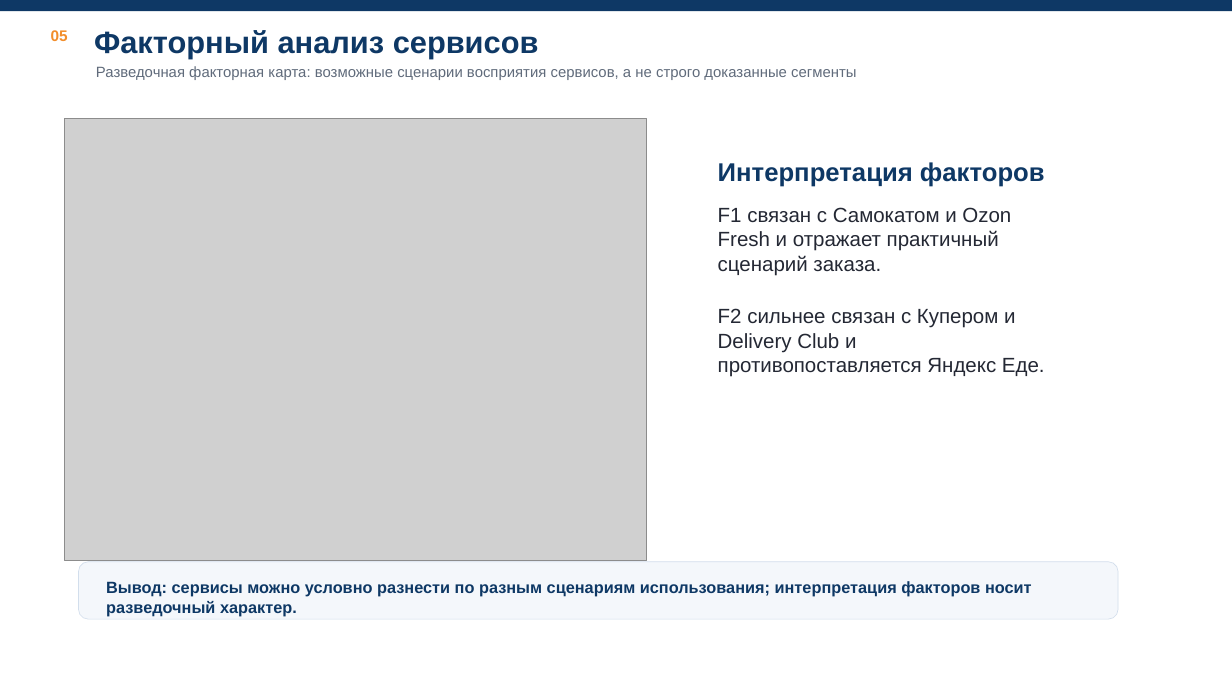
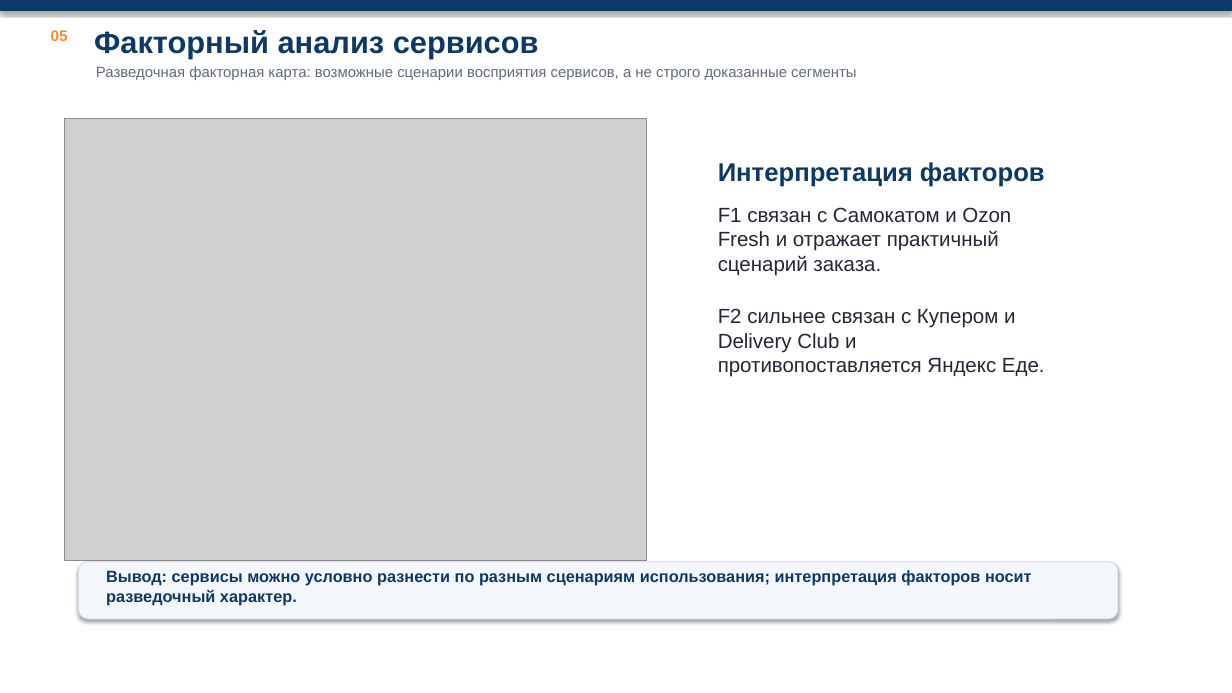
Before and after one commit to Echways/SPoI, a slide deck: slide 5 of lab-3/presentation/Presentation.pptx. Drawn at 1232x693 pixels with LibreOffice and Linux fonts; fonts in the diff are those of the drawing; grey boxes stand for pictures; background and template pictures are left out. Boxes give left, top, right and bottom in pixels: in the first picture for what was removed or moved away, otherwise in the second. Text is boxed around its words. In the diff, an @@ line names an element or a change of style, - is before the commit and + after.

```diff
--- a/lab-3/presentation/Presentation.pptx
+++ b/lab-3/presentation/Presentation.pptx
@@ rectangle at box(0, 0, 1232, 11): shadow on @@
@@ rectangle added at box(0, 0, 1232, 693), fill #FFFFFF @@
@@ rounded rectangle at box(79, 562, 1118, 619): outline #D2DEEC 0.5 pt to #D2DEEC 0.75 pt; shadow on; proportions changed @@
@@ text "Вывод: сервисы можно условно разнести ...": place and size @@
-text "Вывод: сервисы можно условно разнести ..." at box(106, 581, 1032, 617)
+text "Вывод: сервисы можно условно разнести ..." at box(106, 570, 1032, 605)
```
Also in this commit, not shown: 9 other slides changed.
